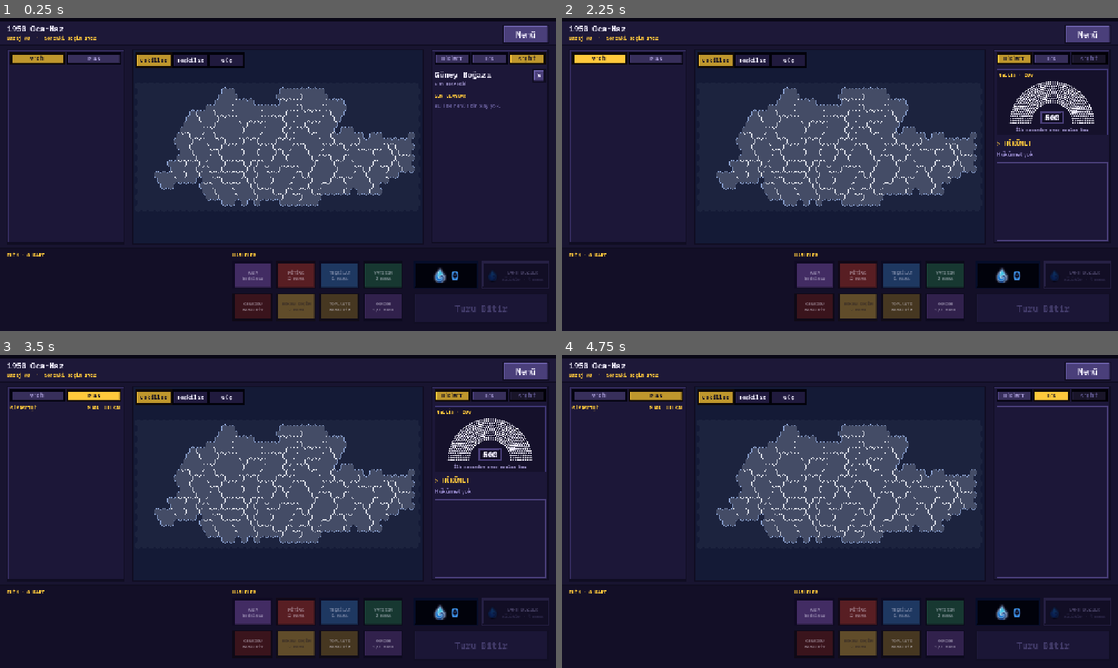
Above: before the commit, frames 1-4 (two rows, left to right).
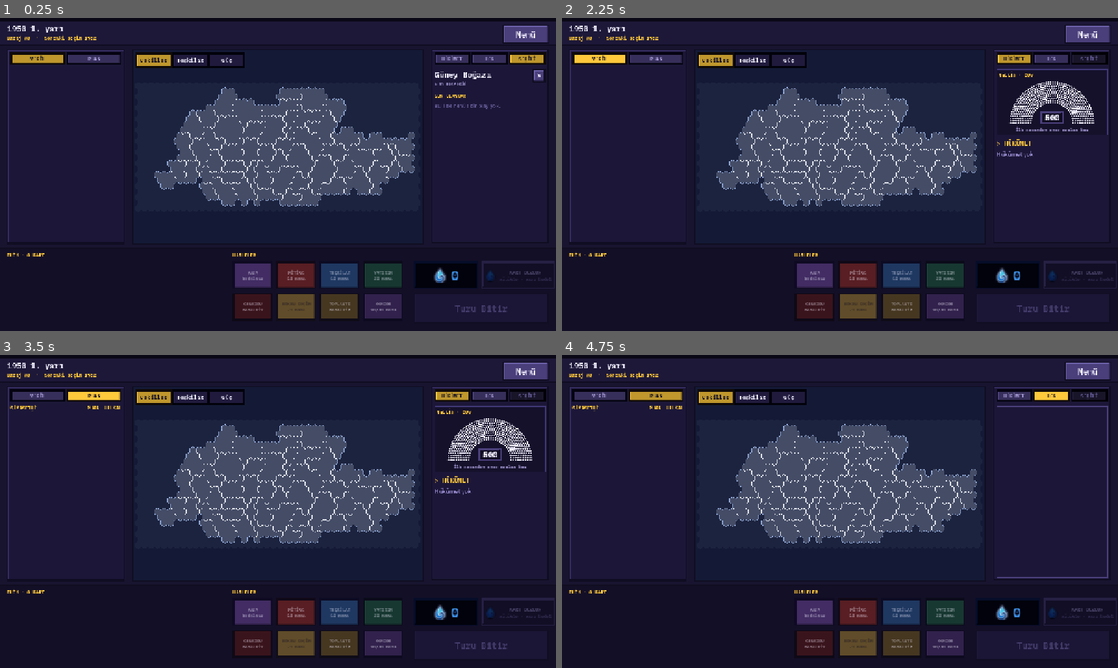
Above: after the commit, the same moments.

Repository: TriQue06/siyaset_oyunu_test_experimental
Game: Godot game, scene res://scenes/GameScreen.tscn
The game is run twice, just before and just after one commit, with the same random seed, the same clock (stepped at 60 frames per second) and the same inputs. This scene is started directly instead of the project's main scene. Sound files missing from this copy of the repository are replaced by a short silence.
Inputs:
- Up to frame 1 (0.25 s): no input
- Up to frame 2 (2.25 s): click "Menü" at 0.5 s; click "Devam Et (ESC)" at 1.25 s; click "VEKİL" at 2 s
- Up to frame 3 (3.5 s): click "PUAN" at 2.75 s
- Up to frame 4 (4.75 s): click "HÜKÜMET" at 3.5 s; click "LOG" at 4.25 s

The runs differ from the first frame. In frame 1, 0.2% of the frame differs, in the area x 5-100%, y 2-94%; in frame 2, 0.5%; in frame 3, 0.5%; in frame 4, 0.2%.

Commit message:
Sürüm 0.0.156: mana x10, yatırım 30 ve daha etkili, miting 15 ve daha çok çeker, 1./2. yarı, meclis oy düğmeleri tıklanır, Hükümet sekmesinde log yok
Co-Authored-By: Claude Opus 5.5 <noreply@anthropic.com>

Diff:
--- a/siyaset-oyunu/project.godot
+++ b/siyaset-oyunu/project.godot
@@ -11,7 +11,7 @@
 [application]
 
 config/name="Siyaset Oyunu"
-config/version="0.0.155"
+config/version="0.0.156"
 run/main_scene="res://scenes/Lobby.tscn"
 config/quit_on_go_back=false
 config/features=PackedStringArray("4.7", "Forward Plus")
--- a/siyaset-oyunu/scripts/bot_brain.gd
+++ b/siyaset-oyunu/scripts/bot_brain.gd
@@ -21,7 +21,7 @@
 ## Ana hamlelerin taban puanları.
 const PASS_ACTION_SCORE := 0.7
 ## Bir mananın puan karşılığı (hamle puanından bedel × bu değer düşülür).
-const MANA_VALUE := 0.3
+const MANA_VALUE := 0.03
 ## Gözcü bilgisinden tahmin edilen eksen değeri (uç biliniyor, büyüklük değil).
 const LEANING_ESTIMATE := 2.0
 ## Yasanın taban puanı: yasa her tur meclisi durdurur, bot onu sadece gerçekten
@@ -174,7 +174,7 @@
 
 ## Manası bol olan bot için mana ucuzdur (birikip boşa durmasın), azsa değerlidir.
 static func _mana_value(bot: int) -> float:
-	return MANA_VALUE * clampf(4.0 / maxf(1.0, float(CardManager.mana_of(bot))), 0.2, 1.5)
+	return MANA_VALUE * clampf(40.0 / maxf(10.0, float(CardManager.mana_of(bot))), 0.2, 1.5)
 
 ## Dönüş: {"type": "card"} | {"type": "law", "law"} | {"type": "organization",
 ## "province"} | {"type": "miting", "province"} | |
--- a/siyaset-oyunu/scripts/card_manager.gd
+++ b/siyaset-oyunu/scripts/card_manager.gd
@@ -2411,7 +2411,7 @@
 ## olur. Başkan isterse (en az bir seçim geçtiyse) kendi sırasında kongreye
 ## gidebilir. Adaylar ve sonuç önceden hesaplanır, herkesin ekranında seçim
 ## gecesi tarzında oynatılır.
-const FOUND_PARTY_COST := 8
+const FOUND_PARTY_COST := 80
 const DISSOLVE_CREDIBILITY := 8.0
 const DISSOLVE_BLOC_SHARE := 0.5
 ## Fesihte partinin ulusal puanının siyasetçiye (kişisel popülerlik) kalan payı.
@@ -2778,8 +2778,8 @@
 var congress_active: bool = false
 
 const CONGRESS_MAX_ELECTIONS := 3
-const CONGRESS_COST := 1
-const CONGRESS_REQUEST_COST := 3
+const CONGRESS_COST := 10
+const CONGRESS_REQUEST_COST := 30
 const CONGRESS_DELEGATES := 1200
 ## Gösteri süreleri: oyuncunun partisi seçim gecesinin yarısı, bot partisi dörtte biri.
 static func congress_duration(has_human: bool) -> float:
--- a/siyaset-oyunu/scripts/card_presets.gd
+++ b/siyaset-oyunu/scripts/card_presets.gd
@@ -128,17 +128,17 @@
 
 ## Kartın elden oynanma bedeli (mana).
 const CARD_MANA_COSTS := {
-	"karalama": 1,
-	"populizm": 1,
+	"karalama": 10,
+	"populizm": 10,
 	"mana_bonusu": 0,
 	"mana_bonusu_guclu": 0,
 	"bonus_kart": 0,
-	"kart_calma": 1,
-	"steal_weak": 1,
-	"steal_strong": 3,
-	"kaset": 2,
-	"isyan": 1,
-	"erken_secim": 3,
+	"kart_calma": 10,
+	"steal_weak": 10,
+	"steal_strong": 30,
+	"kaset": 20,
+	"isyan": 10,
+	"erken_secim": 30,
 }
 
 ## Kendi görseli olmayan kartlar geçici olarak başka bir kartın görselini kullanır.
--- a/siyaset-oyunu/scripts/game_rules.gd
+++ b/siyaset-oyunu/scripts/game_rules.gd
@@ -73,9 +73,9 @@
 	ELECTION_ANCHOR = FIRST_ELECTION_ROUND if round_number <= 0 else round_number
 
 const MANA_START := 0
-const MANA_PER_ROUND := 4
+const MANA_PER_ROUND := 40
 ## Hükümette görevi olan partiler tur başına 1 fazla mana alır (iktidar avantajı).
-const MANA_PER_ROUND_GOVERNMENT := 5
+const MANA_PER_ROUND_GOVERNMENT := 50
 ## BEDEL YAZISI: ücretsiz hamleler her yerde "bedelsiz" diye geçer ("bedava"
 ## ya da "0 mana" değil). Mana 0,5 katlarıyla birikebildiği için ondalık da
 ## gerekirse basılır.
@@ -93,22 +93,22 @@
 ## 1. seviye YAKLAŞIK oy (±%35), 2. seviye %90 doğruluk (±%10).
 const POLL_ERROR_LOW := 0.35
 const POLL_ERROR_HIGH := 0.10
-const MITING_MANA_COST := 2
+const MITING_MANA_COST := 15
 ## Yatırım (sadece hükümet partileri) ve gensoru (sadece muhalefet, hükümet
 ## azınlıktayken) hamleleri.
-const INVEST_MANA_COST := 2
+const INVEST_MANA_COST := 30
 ## Gensoru BEDELSİZ: muhalefetin elindeki tek gerçek silah engellenmemeli.
 const CENSURE_MANA_COST := 0
 ## ERKEN SEÇİM hamlesi (eskiden kart): meclise önerge getirir.
-const EARLY_ELECTION_MANA_COST := 2
+const EARLY_ELECTION_MANA_COST := 20
 ## Popülizm bonusu kartı bu kadar tur sürer. Mana bonusunun iki çeşidi var:
 ## zayıf +MANA_BONUS_WEAK, güçlü +MANA_BONUS_STRONG. Bonus kart BONUS_CARD_DRAW kart çeker.
 const POPULISM_ROUNDS := 3
-const MANA_BONUS_WEAK := 3
-const MANA_BONUS_STRONG := 6
+const MANA_BONUS_WEAK := 30
+const MANA_BONUS_STRONG := 60
 const MANA_BONUS_AMOUNT := MANA_BONUS_WEAK
 const BONUS_CARD_DRAW := 2
-const ELECTION_MANA_BONUS := 1
+const ELECTION_MANA_BONUS := 10
 ## GÜNDEM TAKVİMİ: ilk seçimden hemen sonraki turdan itibaren AGENDA_ROUNDS tur
 ## (6 ay) gündem, AGENDA_GAP tur (12 ay) ara, yine gündem... Gündemli her tur
 ## tek bir eksenin bir ucudur; bir gündem dönemindeki turlar farklı eksenlerdir
@@ -126,10 +126,10 @@
 ## Meclisten yasa geçirmek +5 puan (hükümet ya da muhalefet fark etmez).
 const LAW_PASS_SCORE := 5
 const LAW_PASS_SCORE_GOV := 5
-const GOVERNMENT_MANA_BONUS := 1
+const GOVERNMENT_MANA_BONUS := 10
 ## Teşkilat: kurmak (1. seviye) ORG_MANA_COST, geliştirmek (2. seviye)
 ## ORG_UPGRADE_MANA_COST. Ucuz teşkilat botların haritayı kaplamasına yol açıyordu.
-const ORG_MANA_COST := 1
+const ORG_MANA_COST := 10
 const ORG_UPGRADE_MANA_COST := ORG_MANA_COST
 
 ## Bu ildeki teşkilatı bir seviye ilerletmenin bedeli (current_level: şu anki seviye).
@@ -167,10 +167,10 @@
 static func half_of_round(round_number: int) -> int:
 	return (maxi(1, round_number) - 1) % ROUNDS_PER_YEAR
 
-## "1950 · Oca-Haz" gibi okunur dönem etiketi.
+## "1950 · 1. yarı" gibi okunur dönem etiketi.
 static func period_label(round_number: int) -> String:
 	return "%d %s" % [year_of_round(round_number),
-		"Oca-Haz" if half_of_round(round_number) == 0 else "Tem-Ara"]
+		"1. yarı" if half_of_round(round_number) == 0 else "2. yarı"]
 
 ## round_number'uncu turun sonunda yapılan seçimin adı olan yıl.
 static func election_year(round_number: int) -> int:
--- a/siyaset-oyunu/scripts/game_screen.gd
+++ b/siyaset-oyunu/scripts/game_screen.gd
@@ -829,6 +829,11 @@
 		if split != null:
 			split.offset_top = 0
 			split.offset_bottom = 0
+	# Meclis sağ panelin ÜSTÜNDE olmalı (sahne ağacında sonra gelmeli): yoksa
+	# panel tıklamaları yutuyor, EVET/HAYIR düğmelerine basılamıyordu.
+	if _parl_bg.get_index() < left_panel.get_index():
+		move_child(_parl_bg, left_panel.get_index())
+		move_child(bottom_area, _parl_bg.get_index() + 1)
 	bottom_area.set_anchors_preset(Control.PRESET_TOP_LEFT)
 	bottom_area.z_index = 4
 	_parl_bg.z_index = 3
@@ -1054,8 +1059,9 @@
 		tab.visible = i != SIDE_TAB_SELECTED or not _window_mode()
 	if not selected_open:
 		government_vbox.visible = _side_tab == 0
+		# Log ayrı sekmede: Hükümet sekmesinde yok.
 		if _event_log != null:
-			_event_log.visible = true
+			_event_log.visible = _side_tab == 1
 	if _parl_slot != null:
 		_parl_slot.visible = not selected_open and _side_tab == 0
 	_sync_parliament_to_slot()
@@ -3191,7 +3197,7 @@
 	box.mouse_filter = Control.MOUSE_FILTER_IGNORE
 	row.add_child(box)
 	box.add_child(_trash_label("KART BOZDUR", 11, UiTheme.TEXT_MUTED))
-	box.add_child(_trash_label("sürükle · ½ mana", 10, UiTheme.TEXT_DIM))
+	box.add_child(_trash_label("sürükle · yarı bedel", 10, UiTheme.TEXT_DIM))
 	add_child(_trash_panel)
 
 func _trash_label(text: String, size: int, color: Color) -> Label:
--- a/siyaset-oyunu/scripts/multiplayer_manager.gd
+++ b/siyaset-oyunu/scripts/multiplayer_manager.gd
@@ -152,8 +152,8 @@
 ## BOT MANA ZAYIFLATMASI: botlar her tur başında ve mana bonusu kartlarından
 ## bu kadar AZ mana alır (lobi kuralı; 0 = kapalı). Gerçek oyuncuları ve
 ## yerine bot oynayan düşmüş oyuncuyu etkilemez.
-const BOT_MANA_PENALTY_OPTIONS := [0.0, 0.5, 1.0, 1.5]
-const BOT_MANA_PENALTY_DEFAULT := 0.5
+const BOT_MANA_PENALTY_OPTIONS := [0.0, 5.0, 10.0, 15.0]
+const BOT_MANA_PENALTY_DEFAULT := 5.0
 var bot_mana_penalty: float = BOT_MANA_PENALTY_DEFAULT
 
 func set_bot_mana_penalty(value: float) -> void:
--- a/siyaset-oyunu/scripts/public_opinion.gd
+++ b/siyaset-oyunu/scripts/public_opinion.gd
@@ -45,9 +45,9 @@
 
 # --- Yatırım (sadece hükümet partileri) ---------------------------------------
 ## Yatırım mitingden etkilidir (miting il +5, ulusal +0.8; üstelik risksiz).
-const INVEST_LOCAL := 7.0
-const INVEST_NATIONAL := 1.2
-const INVEST_PARTNER_LOCAL := 2.5
+const INVEST_LOCAL := 10.0
+const INVEST_NATIONAL := 2.0
+const INVEST_PARTNER_LOCAL := 4.0
 
 # --- Popülizm bonusu -----------------------------------------------------------
 ## Popülizm süren partinin KENDİ hamlelerinin (miting, yatırım, yasa, oy,
@@ -180,8 +180,8 @@
 ## görüşüne doğru çeker: merkez += (parti − merkez) × oran (eksen başına).
 ## Miting ve teşkilat hem görüşü çeker hem oy getirir; yatırım KISMEN çeker ama
 ## daha çok oy getirir (bkz. INVEST_LOCAL).
-const MITING_PULL := 0.10
-const INVEST_PULL := 0.05
+const MITING_PULL := 0.15
+const INVEST_PULL := 0.08
 ## Teşkilat kurulunca/geliştirilince bir kez, sonra her tur seviye başına.
 const ORG_PULL := 0.06
 const ORG_ROUND_PULL := 0.012
--- a/siyaset-oyunu/tools/party_politics_preview.gd
+++ b/siyaset-oyunu/tools/party_politics_preview.gd
@@ -102,6 +102,12 @@
 	gm.submit_early_election(me)
 	await _frames(10)
 	_shot("party_politics_voting")
+	var yes_button: Control = scene.vote_yes_button
+	var motion := InputEventMouseMotion.new()
+	motion.position = root.get_final_transform() * yes_button.get_global_rect().get_center()
+	root.push_input(motion)
+	await _frames(2)
+	print("OY DÜĞMESİ ÜSTTE: %s (%s)" % [str(root.gui_get_hovered_control() == yes_button), str(root.gui_get_hovered_control())])
 	gm._set_phase(gm.Phase.IDLE)
 	await _frames(3)
 	# Kongre gecesi (benim partim, zayıf: dört aday, iki tur).
--- a/siyaset-oyunu/tools/smoke_test_fullgame.gd
+++ b/siyaset-oyunu/tools/smoke_test_fullgame.gd
@@ -88,8 +88,8 @@
 	cm.round_number = 11
 	check("normal takvim: 16. turda secim var, 11'de yok",
 		GameRules.is_election_round(16) and not GameRules.is_election_round(11))
-	cm.mana[1] = 5.0
-	check("erken secim artik kart degil, 2 manalik hamle", not cm.can_play_card(1, cp.EARLY_ELECTION_CARD_TYPE) and GameRules.EARLY_ELECTION_MANA_COST == 2)
+	cm.mana[1] = 50.0
+	check("erken secim artik kart degil, 20 manalik hamle", not cm.can_play_card(1, cp.EARLY_ELECTION_CARD_TYPE) and GameRules.EARLY_ELECTION_MANA_COST == 20)
 	gm.submit_early_election(1)
 	check("onerge oylamaya acildi", gm.is_voting() and gm.proposal_kind == gm.KIND_EARLY)
 	for voter in gm.eligible_voter_ids():
--- a/siyaset-oyunu/tools/smoke_test_ideology.gd
+++ b/siyaset-oyunu/tools/smoke_test_ideology.gd
@@ -197,7 +197,7 @@
 	new_game({1: ideology(1.5, 1.5, 1.5), 2: ideology(-1.5, -1.5, -1.5), 3: ideology(1.5, -1.5, 1.5)})
 	cm.speech_required = true
 	cm.speech_done = false
-	cm.mana[1] = 10.0
+	cm.mana[1] = 100.0
 	var org_pid: String = game_map.ids[2]
 	cm.organizations[org_pid] = {1: 1}
 	check("sira gelince konusma bekleniyor", cm.needs_speech(1) and not cm.needs_speech(2))
@@ -298,13 +298,13 @@
 	print("")
 	print("=== 10) YENI KARTLAR VE KURALLAR ===")
 	new_game({1: ideology(1.5, 1.5, 1.5), 2: ideology(-1.5, -1.5, -1.5)})
-	check("tur basina mana 4 (hukumet 5)", GameRules.MANA_PER_ROUND == 4 and GameRules.MANA_PER_ROUND_GOVERNMENT == 5)
+	check("tur basina mana 40 (hukumet 50)", GameRules.MANA_PER_ROUND == 40 and GameRules.MANA_PER_ROUND_GOVERNMENT == 50)
 	check("yasa gecirmek +5 puan", cm.law_pass_score(false) == 5 and cm.law_pass_score(true) == 5)
 	check("bakanlik +3, yardimcilik +5, basbakanlik +10", GovernmentPresets.MINISTRY_POINTS == 3 \
 		and GovernmentPresets.DEPUTY_PM_POINTS == 5 and GovernmentPresets.PM_POINTS == 10)
 	cm.mana[1] = 0.0
 	cm._apply_card_effect(1, "mana_bonusu_guclu")
-	check("guclu mana bonusu +6", near(cm.mana_of(1), 6.0))
+	check("guclu mana bonusu +60", near(cm.mana_of(1), cm.mana_bonus_amount(1, true)) and GameRules.MANA_BONUS_STRONG == 60)
 	cm.inventories[1] = []
 	cm._apply_card_effect(1, "bonus_kart")
 	check("bonus kart 2 kart ceker", cm.inventories[1].size() == 2, str(cm.inventories[1]))
--- a/siyaset-oyunu/tools/smoke_test_opinion.gd
+++ b/siyaset-oyunu/tools/smoke_test_opinion.gd
@@ -147,7 +147,7 @@
 	gm._apply_vote(2, true)
 	gm._apply_vote(3, false)
 	check("hukumet (1+2) kuruldu", gm.has_government() and gm.government_party_ids().size() == 2)
-	cm.mana = {1: 10, 2: 10, 3: 10}
+	cm.mana = {1: 100, 2: 100, 3: 100}
 	cm.turn_order = [3, 1, 2]
 	cm.current_turn_index = 0
 	check("muhalefet yatirim yapamaz", not cm.can_invest(3, TestProvinces.id("izmir")))
@@ -157,7 +157,7 @@
 	cm.local_support = {}
 	cm.national_support = {}
 	cm._apply_invest_move(1, TestProvinces.id("izmir"))
-	check("yatirim hamlesi 3 mana", cm.mana_of(1) == 10 - GameRules.INVEST_MANA_COST)
+	check("yatirim hamlesi 3 mana", cm.mana_of(1) == 100 - GameRules.INVEST_MANA_COST)
 	check("getiren parti il +3", near(cm.local_of(TestProvinces.id("izmir"), 1), PublicOpinion.INVEST_LOCAL))
 	check("ortak il +1.5", near(cm.local_of(TestProvinces.id("izmir"), 2), PublicOpinion.INVEST_PARTNER_LOCAL))
 	check("muhalefet etkilenmez", near(cm.local_of(TestProvinces.id("izmir"), 3), 0.0))
@@ -239,7 +239,7 @@
 
 	print("")
 	print("=== 7) GENSORU HAMLESI ===")
-	cm.mana = {1: 10, 2: 10, 3: 10}
+	cm.mana = {1: 100, 2: 100, 3: 100}
 	cm.turn_order = [3, 1, 2]
 	cm.current_turn_index = 0
 	check("gensoru destede degil (hamle)", not cm._draw_weights(3).has("gensoru"))
@@ -251,7 +251,7 @@
 	cm.current_turn_index = 0
 	cm.national_support = {}
 	cm._apply_censure_move(3)
-	check("gensoru hamlesi 2 mana, oylama acildi", cm.mana_of(3) == 10 - GameRules.CENSURE_MANA_COST and gm.phase == gm.Phase.VOTING)
+	check("gensoru hamlesi 2 mana, oylama acildi", cm.mana_of(3) == 100 - GameRules.CENSURE_MANA_COST and gm.phase == gm.Phase.VOTING)
 	cm.last_seats = {1: 200, 2: 100, 3: 90}
 	var score3_before: int = gm.score_of(3)
 	gm._apply_vote(3, gm.VOTE_YES)
@@ -333,13 +333,13 @@
 	gm._set_phase(gm.Phase.GOVERNING)
 	cm.turn_order = [3, 1, 2]
 	cm.current_turn_index = 0
-	cm.mana = {1: 10, 2: 10, 3: 10}
+	cm.mana = {1: 100, 2: 100, 3: 100}
 	cm.local_support = {}
 	cm.national_support = {}
 	check("populizm ve mana bonusu destede", cm._draw_weights(3).has("populizm") and cm._draw_weights(3).has("mana_bonusu"))
 	cm.inventories[3] = ["populizm", "mana_bonusu"]
 	cm._apply_play(3, 0)
-	check("populizm 1 mana, 3 yil", cm.mana_of(3) == 9 and cm.populism_rounds_left(3) == GameRules.POPULISM_ROUNDS)
+	check("populizm 10 mana, 3 yil", cm.mana_of(3) == 90 and cm.populism_rounds_left(3) == GameRules.POPULISM_ROUNDS)
 	check("populizmde sira devretmez", cm.current_turn_peer_id() == 3)
 	cm._apply_miting(3, TestProvinces.id("konya"))
 	var pop_gain: float = cm.local_of(TestProvinces.id("konya"), 3)
@@ -351,7 +351,7 @@
 	cm._add_local(TestProvinces.id("konya"), 3, -2.0)
 	check("populizm: baskasinin karalamasi etkilenmez", near(cm.local_of(TestProvinces.id("konya"), 3), -2.0 * PublicOpinion.POPULISM_BAD_MULT - 2.0))
 	cm._apply_play(3, 0)
-	check("mana bonusu (zayif) +3 mana", cm.mana_of(3) == 9 + GameRules.MANA_BONUS_WEAK and GameRules.MANA_BONUS_WEAK == 3)
+	check("mana bonusu (zayif) +30 mana", cm.mana_of(3) == 90 + GameRules.MANA_BONUS_WEAK and GameRules.MANA_BONUS_WEAK == 30)
 	check("mana bonusu sirayi devretmez", cm.current_turn_peer_id() == 3)
 	cm.round_number += GameRules.POPULISM_ROUNDS
 	check("populizm 5 tur sonra biter", cm.populism_rounds_left(3) == 0)
--- a/siyaset-oyunu/tools/smoke_test_party_politics.gd
+++ b/siyaset-oyunu/tools/smoke_test_party_politics.gd
@@ -144,7 +144,7 @@
 	var lost := false
 	for attempt in 20:
 		give_turn(me)
-		cm.mana[me] = 10.0
+		cm.mana[me] = 100.0
 		cm._congress_info(me)["elections"] = 1
 		cm._congress_info(me)["share"] = float(cm.last_vote_shares.get(me, 0.0)) + 20.0
 		cm.turmoil[me] = 10.0
@@ -157,7 +157,7 @@
 	var new_leader: int = cm.party_of(me)
 	check("partinin yeni bot başkanı sırada", new_leader != me and mm.is_bot(new_leader) and cm.turn_order.has(new_leader))
 	give_turn(me)
-	cm.mana[me] = 10.0
+	cm.mana[me] = 100.0
 	var some_province: String = String(root.get_node("GameMap").province_ids()[0])
 	check("üye yasa sunamaz", not cm.can_propose_law(me))
 	check("üye teşkilat kuramaz", not cm.can_build_organization(me, some_province))
@@ -194,7 +194,7 @@
 		cm._congress_info(leader_now)["elections"] = 1
 		cm.last_vote_shares[leader_now] = float(cm.party_congress[leader_now]["member_share"]) - 8.0
 		give_turn(me)
-		cm.mana[me] = 10.0
+		cm.mana[me] = 100.0
 		cm.request_congress()
 		cm.tick(30.0)
 	check("oy düşünce üye kongreyi kazanıp başkanlığa döndü", back or not pm.is_deputy(me))
@@ -249,14 +249,14 @@
 	var p2: String = String(root.get_node("GameMap").province_ids()[4])
 	cm.local_support[p1] = {me: 5.0}
 	cm.local_support[p2] = {me: 3.0}
-	cm.mana[me] = 9.0
+	cm.mana[me] = 90.0
 	cm.miting(p1)
 	check("bağımsız mitingi güvenilirlik kazandırır", cm.credibility_of(me) > 60.0)
 	give_turn(me)
-	cm.mana[me] = 9.0
+	cm.mana[me] = 90.0
 	cm.found_party({"name": "Doğru Yol", "icon_index": 4, "bg_color": free_color(me)})
-	check("bağımsız parti kurdu (8 mana)", not pm.is_independent(me) and pm.parties[me]["name"] == "Doğru Yol"
-		and is_equal_approx(cm.mana_of(me), 1.0), str(cm.mana_of(me)))
+	check("bağımsız parti kurdu (80 mana)", not pm.is_independent(me) and pm.parties[me]["name"] == "Doğru Yol"
+		and is_equal_approx(cm.mana_of(me), 10.0), str(cm.mana_of(me)))
 	var opened := 0
 	for province_id in cm.organizations.keys():
 		opened += int(cm.organizations[province_id].get(me, 0))
@@ -325,15 +325,15 @@
 
 	print("=== BOT MANA ZAYIFLATMASI ===")
 	var some_bot: int = int(mm.bot_ids()[0])
-	check("varsayılan zayıflatma 0,5", is_equal_approx(mm.bot_mana_penalty, 0.5))
+	check("varsayılan zayıflatma 5", is_equal_approx(mm.bot_mana_penalty, 5.0))
 	var bot_base := float(GameRules.MANA_PER_ROUND_GOVERNMENT if cm.is_government_party(some_bot) else GameRules.MANA_PER_ROUND)
-	check("bot tur başında 0,5 az mana alır", is_equal_approx(cm.turn_income(some_bot), bot_base - 0.5))
-	check("bot mana bonusundan 0,5 az alır", is_equal_approx(cm.mana_bonus_amount(some_bot, false), GameRules.MANA_BONUS_WEAK - 0.5)
-		and is_equal_approx(cm.mana_bonus_amount(some_bot, true), GameRules.MANA_BONUS_STRONG - 0.5))
+	check("bot tur başında 5 az mana alır", is_equal_approx(cm.turn_income(some_bot), bot_base - 5.0))
+	check("bot mana bonusundan 5 az alır", is_equal_approx(cm.mana_bonus_amount(some_bot, false), GameRules.MANA_BONUS_WEAK - 5.0)
+		and is_equal_approx(cm.mana_bonus_amount(some_bot, true), GameRules.MANA_BONUS_STRONG - 5.0))
 	check("gerçek oyuncu etkilenmez", is_equal_approx(cm.mana_bonus_amount(me, false), float(GameRules.MANA_BONUS_WEAK)))
-	mm.bot_mana_penalty = 1.5
-	check("1,5 zayıflatma", is_equal_approx(cm.turn_income(some_bot), bot_base - 1.5))
-	mm.bot_mana_penalty = 0.5
+	mm.bot_mana_penalty = 15.0
+	check("15 zayıflatma", is_equal_approx(cm.turn_income(some_bot), bot_base - 15.0))
+	mm.bot_mana_penalty = 5.0
 
 	print("=== KRİZ ===")
 	var crisis_bot: int = cm.party_of(int(mm.bot_ids()[1]))
--- a/siyaset-oyunu/tools/smoke_test_rules.gd
+++ b/siyaset-oyunu/tools/smoke_test_rules.gd
@@ -263,12 +263,12 @@
 	gm.government = {"pm": 1, "ministry_health": 2}
 	check("hukumetteki parti tur basina MANA_PER_ROUND_GOVERNMENT alir", cm.turn_income(1) == GameRules.MANA_PER_ROUND_GOVERNMENT 		and cm.turn_income(2) == GameRules.MANA_PER_ROUND_GOVERNMENT)
 	check("muhalefet normal gelir alir", cm.turn_income(3) == GameRules.MANA_PER_ROUND)
-	check("hukumet geliri 1 fazla", GameRules.MANA_PER_ROUND_GOVERNMENT == GameRules.MANA_PER_ROUND + 1)
+	check("hukumet geliri 10 fazla", GameRules.MANA_PER_ROUND_GOVERNMENT == GameRules.MANA_PER_ROUND + 10)
 	gm.government = gov_before
 
 	check("gozcu destede yok", not cm._draw_pool(1).has("gozcu"))
-	check("miting hamle, destede yok, 2 mana", not cm._draw_pool(1).has("miting") and GameRules.MITING_MANA_COST == 2)
-	check("kart bedelleri: karalama 1, calma 1/3, kaset 2, isyan 1", cp.card_cost("karalama") == 1 		and cp.card_cost("steal_weak") == 1 and cp.card_cost("steal_strong") == 3 and cp.card_cost("kaset") == 2 and cp.card_cost("isyan") == 1)
+	check("miting hamle, destede yok, 15 mana", not cm._draw_pool(1).has("miting") and GameRules.MITING_MANA_COST == 15)
+	check("kart bedelleri: karalama 10, calma 10/30, kaset 20, isyan 10", cp.card_cost("karalama") == 10 		and cp.card_cost("steal_weak") == 10 and cp.card_cost("steal_strong") == 30 and cp.card_cost("kaset") == 20 and cp.card_cost("isyan") == 10)
 
 	var law_type: String = cp.law_type("economic", 1)
 	check("yasa hamlesi turu okunur", cp.is_law_card(law_type) and int(cp.law_data(law_type)["dir"]) == 1 and not cp.is_law_card("miting"))
@@ -326,13 +326,13 @@
 	cm.organizations[TestProvinces.id("izmir")][1] = GameRules.ORG_MAX_LEVEL
 	cm.mana[1] = 1
 	check("mana yetmezse miting yapilamaz", not cm.can_miting(1, TestProvinces.id("izmir")))
-	cm.mana[1] = 3
+	cm.mana[1] = GameRules.MITING_MANA_COST + 10
 	var izmir_before: float = cm.local_of(TestProvinces.id("izmir"), 1) + cm.national_of(1)
 	cm._apply_miting_move(1, TestProvinces.id("izmir"))
-	check("miting hamlesi 2 mana, etki yazildi, mana kaldi -> sira devretmedi", cm.mana_of(1) == 1 and cm.current_turn_peer_id() == 1 \
+	check("miting hamlesi 15 mana, etki yazildi, mana kaldi -> sira devretmedi", cm.mana_of(1) == 10 and cm.current_turn_peer_id() == 1 \
 		and not near(cm.local_of(TestProvinces.id("izmir"), 1) + cm.national_of(1), izmir_before))
 	cm.inventories[1] = ["mana_bonusu"]
-	cm.mana[1] = 2
+	cm.mana[1] = GameRules.MITING_MANA_COST
 	cm.organizations[TestProvinces.id("konya")] = {1: 1}
 	cm._apply_miting_move(1, TestProvinces.id("konya"))
 	check("mana bitti -> sira devretmez", cm.mana_of(1) == 0 and cm.current_turn_peer_id() == 1)
Not shown, changed: siyaset-oyunu/export_presets.cfg
